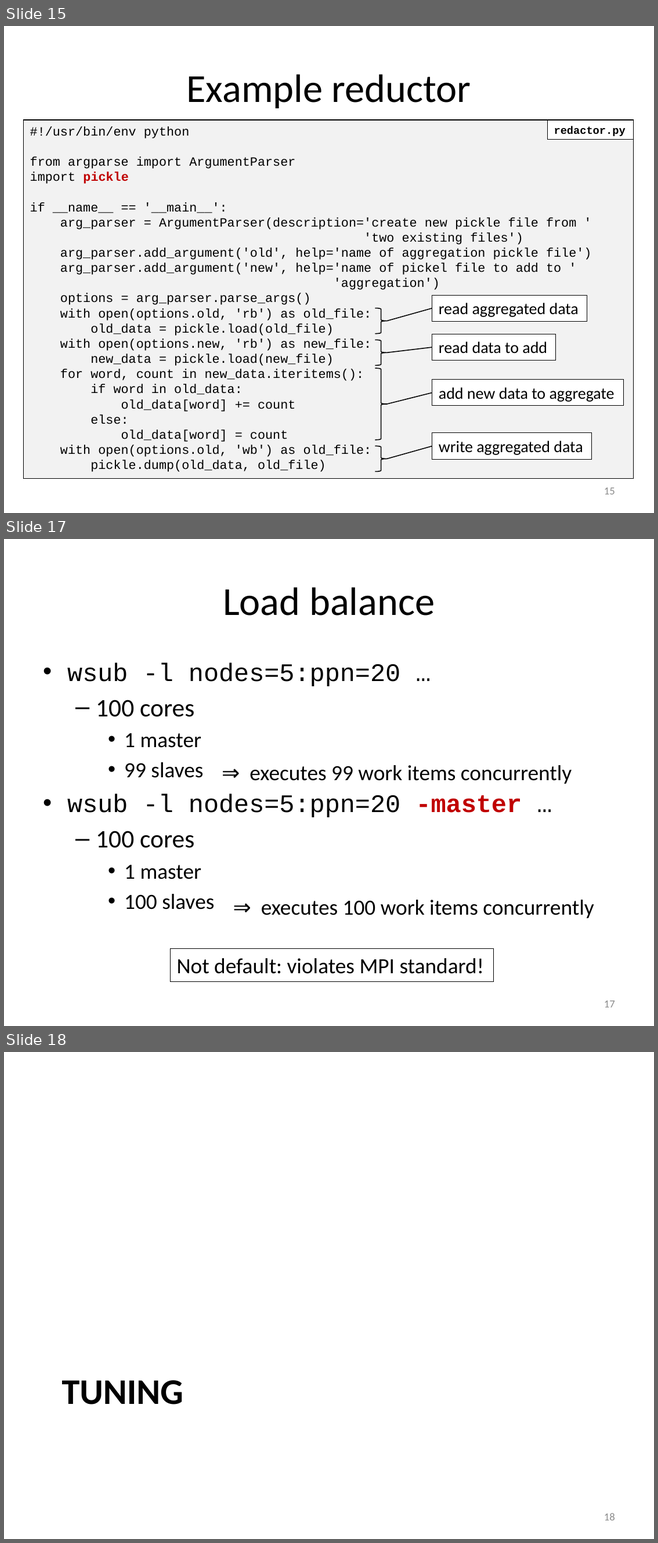
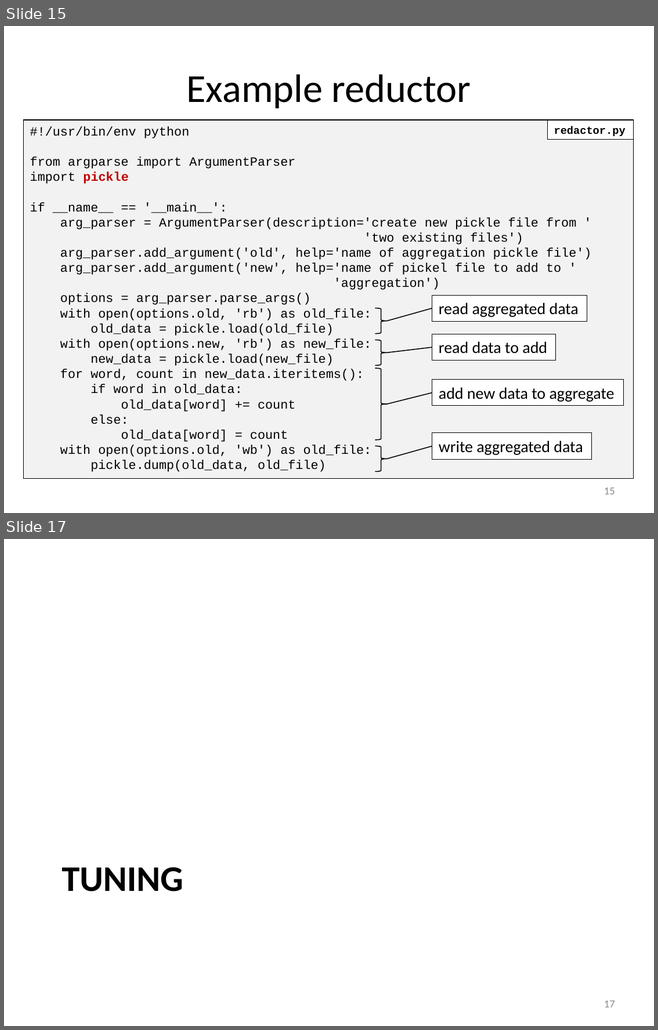
Before and after one commit to gjbex/atools, a slide deck: atools.pptx. Shown one above the other, each under a label of ours: slides 15, 17 and 18 before the commit, slides 15 and 17 after it; the slides between them are not shown. The pictures are 658x1543 and 658x1030 pixels, drawn with LibreOffice and Linux fonts; fonts in the diff are those of the drawing. Boxes give left, top, right and bottom in pixels: in the first picture for what was removed or moved away, otherwise in the second. Text is boxed around its words. In the diff, an @@ line names an element or a change of style, - is before the commit and + after.

```diff
--- a/atools.pptx
+++ b/atools.pptx
@@ slide 17 removed at (x1=4, y1=539, x2=654, y2=1026), background #FFFFFF @@
@@ title removed at (x1=223, y1=587, x2=434, y2=616) @@
-Load balance
@@ text removed at (x1=67, y1=663, x2=522, y2=910) @@
-• wsub -l nodes=5:ppn=20 …
-  – 100 cores
-    • 1 master
-    • 99 slaves
-• wsub -l nodes=5:ppn=20 -master …
-  – 100 cores
-    • 1 master
-    • 100 slaves
@@ text removed at (x1=249, y1=765, x2=571, y2=784) @@
-⇒ executes 99 work items concurrently
@@ text removed at (x1=261, y1=900, x2=593, y2=918) @@
-⇒ executes 100 work items concurrently
@@ rectangle removed at (x1=170, y1=949, x2=493, y2=982) @@
-Not default: violates MPI standard!
@@ page number removed at (x1=604, y1=1001, x2=615, y2=1008) @@
-17
@@ what was slide 18 is now slide 17 @@
@@ page number at (x1=604, y1=1001, x2=615, y2=1008): text changed @@
-18
+17
```
Also in this commit, not shown: 11 slides changed, 1 slide added, 8 other slides removed.
